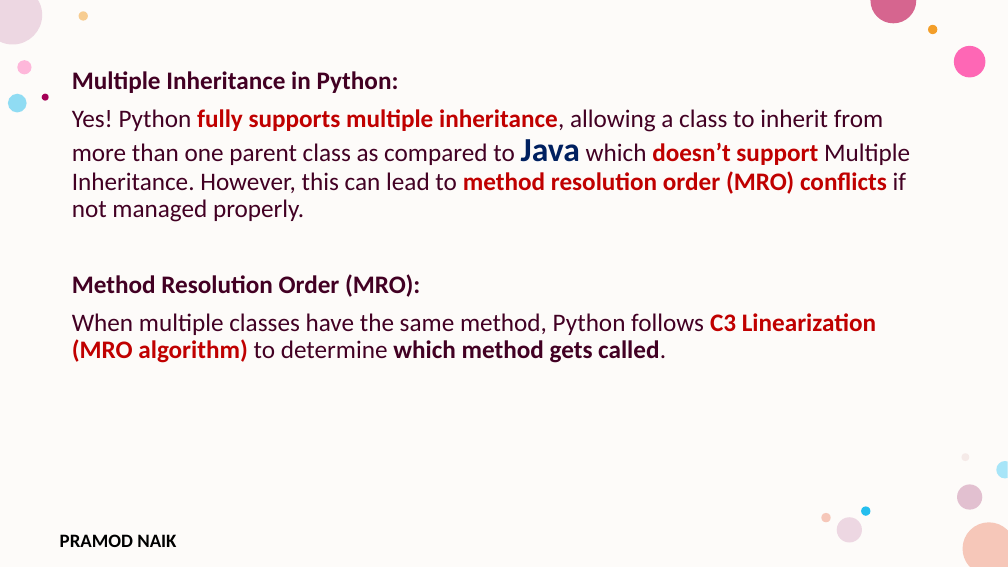
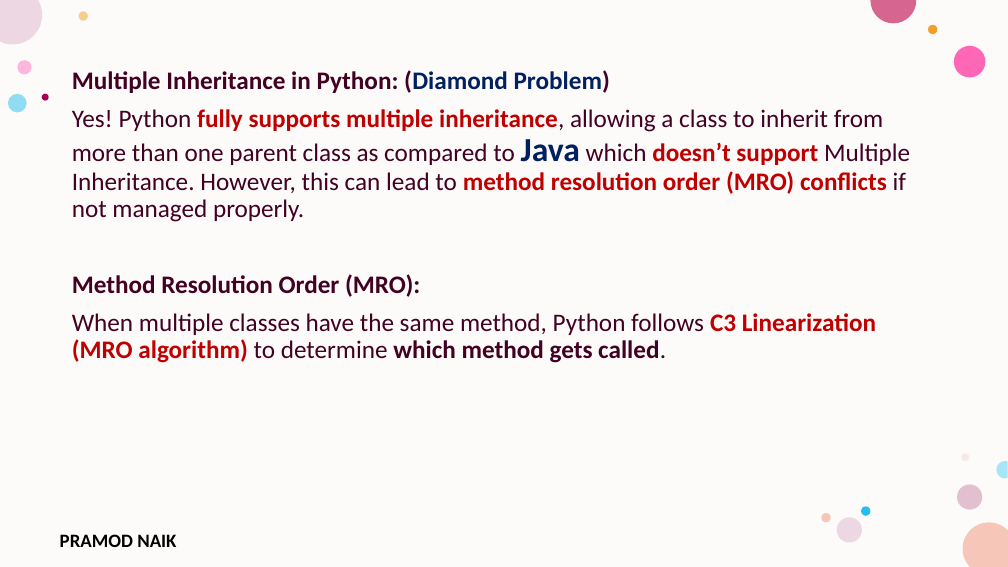
Before and after one commit to PRAMODNAIK-DEV/Backend-Dev-using-Python-FastAPI, a slide deck: slide 36 of Python Fundamentals/Collections and Classes.pptx. Drawn at 1008x567 pixels with LibreOffice and Linux fonts; fonts in the diff are those of the drawing; background and template pictures are left out. Boxes give left, top, right and bottom in pixels: in the first picture for what was removed or moved away, otherwise in the second. Text is boxed around its words. In the diff, an @@ line names an element or a change of style, - is before the commit and + after.

```diff
--- a/Python Fundamentals/Collections and Classes.pptx
+++ b/Python Fundamentals/Collections and Classes.pptx
@@ text at bbox=[72, 70, 610, 93]: text changed @@
-Multiple Inheritance in Python:
+Multiple Inheritance in Python: (Diamond Problem)
```
Also in this commit, not shown: 7 other slides changed, 1 slide added, 1 slide removed, 4 other files.
